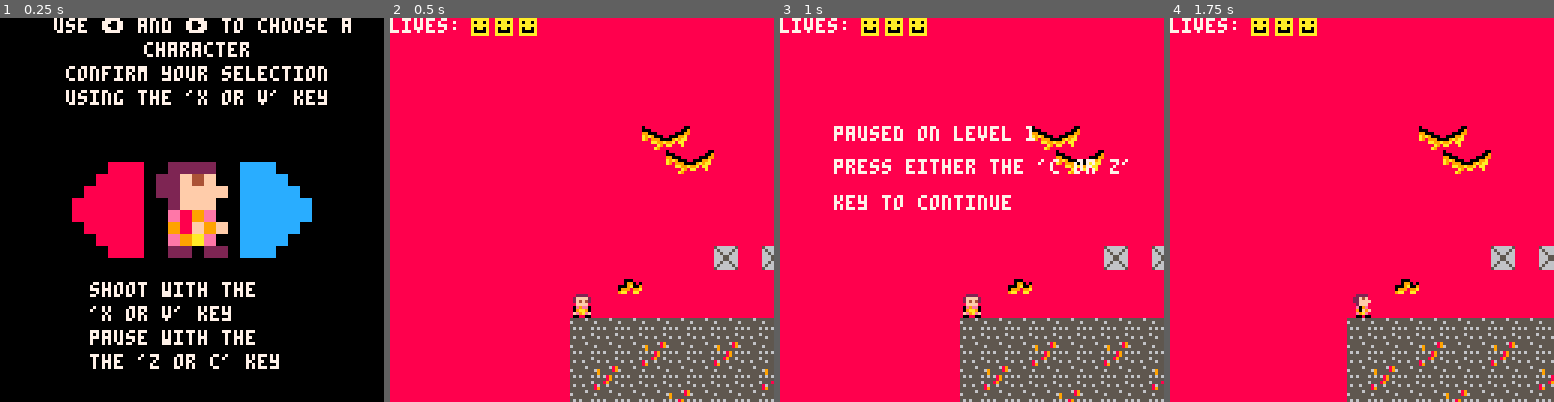
Above: before the commit, frames 1-4 (left to right).
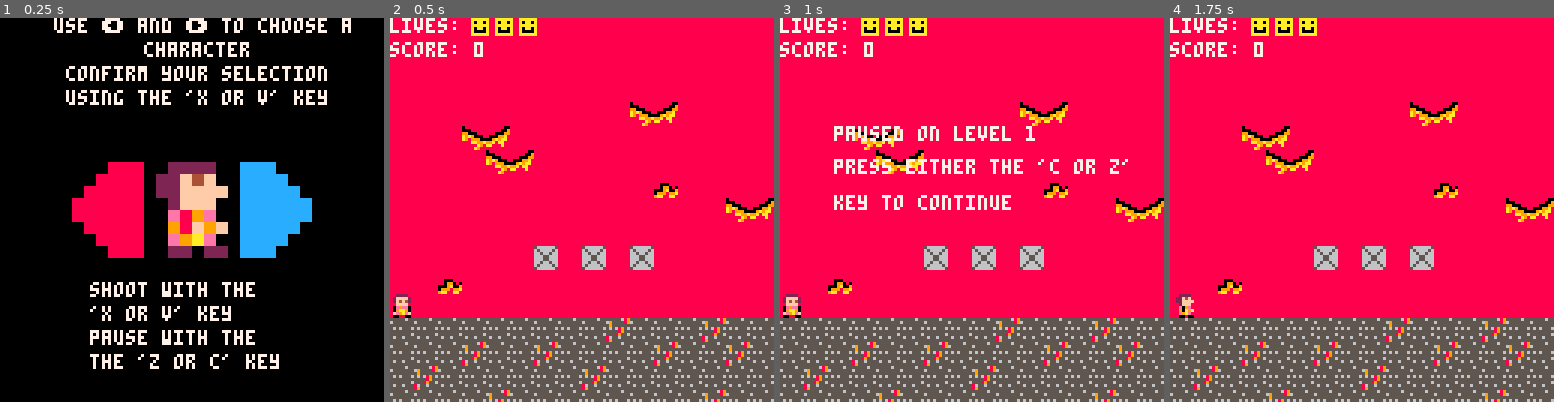
Above: after the commit, the same moments.

Repository: Chriswarkidd/Fall2018_GameDesign
Game: PICO-8 cartridge final.p8
The game is run twice, just before and just after one commit, with the same random seed, the same clock (stepped at 60 frames per second) and the same inputs.
Inputs:
- Up to frame 1 (0.25 s): no input
- Up to frame 2 (0.5 s): tap X (X key) at 0.33 s
- Up to frame 3 (1 s): tap O (Z key) at 0.7 s
- Up to frame 4 (1.75 s): tap X (X key) at 1.07 s; hold Right from 1.6 s (still down); tap O (Z key) at 1.7 s

Frame 1 is identical in both runs. In frame 2, 18% of the frame differs, in the area x 0-100%, y 6-100%; in frame 3, 18%; in frame 4, 19%.

Commit message:
Added some sound effects, made Camera never go off map, and added a scoring system.

Diff:
--- a/final.p8
+++ b/final.p8
@@ -2,11 +2,13 @@
 version 18
 __lua__
 lives = 0
-camerax = -128
+camerax = 0
 music_on = false
+sfx_delay = true
 --note door flag is 3
 current_floor = 1
 current_level = 1
+score = 0
 player = {
 	start_x = 0,
 	start_y = 8*8,
@@ -80,7 +82,7 @@
         draw_func = draw_game
 		current_level += 1
 		current_floor += 13
-		camerax = -128
+		camerax = 0
 		player.x = 0
 		player.y = player.start_y
 		set_map()
@@ -231,7 +233,7 @@
 
 			if check_sprite_collision(player.x, player.y, player.sx, player.sy, player.w, player.h, b.x, b.y, b.sx, b.sy, b.w, b.h) then
 				music(-1, 200)
-				sfx(4, 0)
+				sfx(4)
 				reset()
 			end
         end
@@ -283,7 +285,7 @@
 		update_func = update_game
 		player.x = player.start_x
 		player.y = player.start_y
-		camerax = -128
+		camerax = 0
 		reset_bads()
 	end
 end
@@ -314,9 +316,14 @@
 		-- not inside a block
         player.y += dy
         player.grounded = false
+		sfx_delay = false
     else
 		-- check if they are not inside the roof, thus they are inside the ground
 		if not (check_flag(x, y) or check_flag(x + player.w, y)) then
+			if player.grounded == false and sfx_delay == false then
+				sfx(6)
+				sfx_delay = true
+			end
 			player.grounded = true
 		end
 		player.accel = 0
@@ -346,6 +353,7 @@
 
 	if btn(2) then
 		if player.grounded then
+			sfx(5)
 			player.accel = -1.3
 			player.grounded = false
 			player.jump_hold = 1
@@ -419,15 +427,18 @@
 		   p.x - p.w > 1024 or
 		   check_move(p.x + p.sx + dx, p.y + p.sy, p.w, p.h) then
 			del(projectiles, p)
+			sfx(10)
 		else
 			-- check sprite collision
-			for g in all(bads) do
-				if g.show then
-					local collide = check_sprite_collision(p.x, p.y, p.sx, p.sy, p.w, p.h, g.x, g.y, g.sx, g.sy, g.w, g.h)
+			for b in all(bads) do
+				if b.show then
+					local collide = check_sprite_collision(p.x, p.y, p.sx, p.sy, p.w, p.h, b.x, b.y, b.sx, b.sy, b.w, b.h)
 					if collide then
 						del(projectiles, p)
-						-- kill goomba
-						g.show = false
+						-- kill baddie
+						b.show = false
+						score += 100
+						sfx(9)
 						return
 					end
 				end
@@ -479,6 +490,7 @@
 
 	-- fell out of map
     if player.y > (128) then
+		sfx(8)
         dead = true
     end
 
@@ -490,12 +502,18 @@
 			local lg = lgs[i]
 			if check_sprite_collision(lg.x, lg.y, lava_geysers.sx, lava_geysers.sy, lava_geysers.w, lava_geysers.h, player.x, player.y, player.sx, player.sy, player.w, player.h) then
 				dead = true
+				sfx(7)
 			end
 			i += 1
 		end
 	end
 
 	if dead then
+		if score - 500 <= 0 then
+			score = 0
+		else
+			score -= 500
+		end
         reset()
 	end
 end
@@ -520,7 +538,10 @@
     if lives > 0 then
         if player.x - 60 > camerax then
             camerax = player.x - 60
-        end
+		end
+		if camerax + 128 > 128*8 then
+			camerax = 128*7
+		end
         -- cameray = player.y - 60
         camera(camerax, cameray)
         cls(8)
@@ -535,6 +556,7 @@
         for i=1,lives do
             spr(3, camerax + 18 + (8*i), cameray-1)
         end
+		print("score: "..score,camerax,cameray + 8,7)
     else
 		update_func = update_game_over
         player.x = 0
Not shown, changed: the sound effects (__sfx__) section of final.p8
